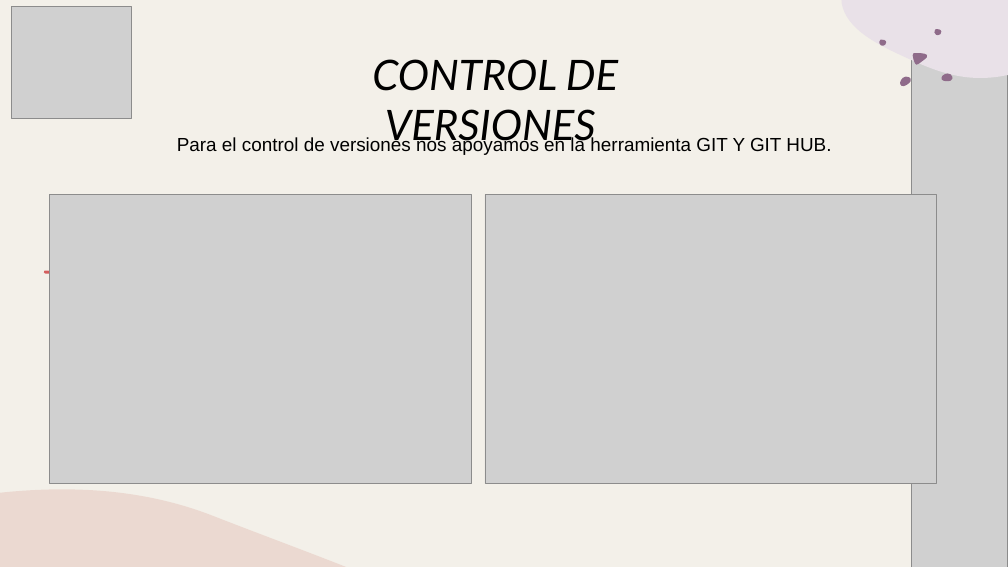
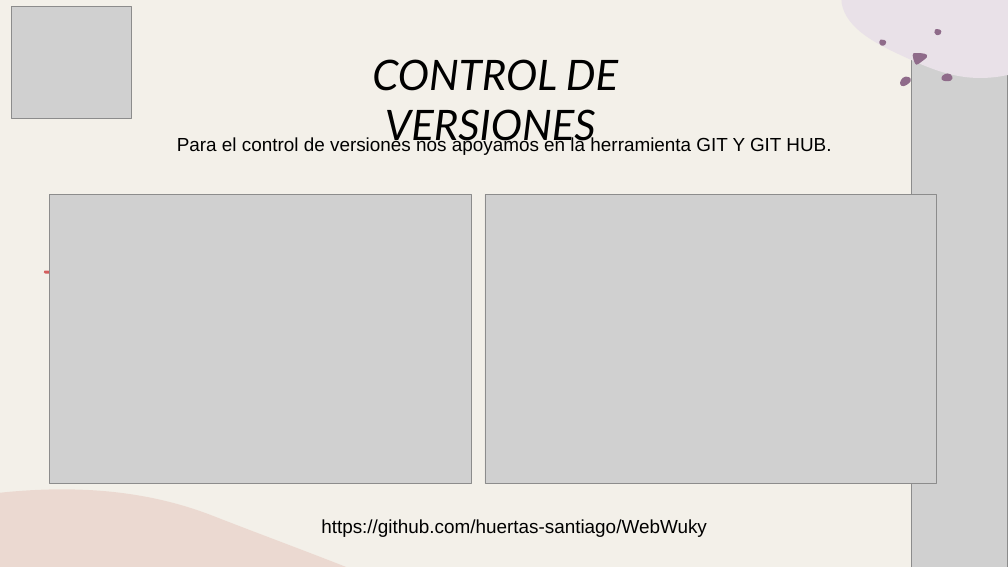
Before and after one commit to huertas-santiago/WebWuky, a slide deck: slide 11 of PRESENTACIONES/Presentacion de Proyecto_WUKY.pptx. Drawn at 1008x567 pixels with LibreOffice and Linux fonts; fonts in the diff are those of the drawing; grey boxes stand for pictures. Boxes give left, top, right and bottom in pixels: in the first picture for what was removed or moved away, otherwise in the second. Text is boxed around its words. In the diff, an @@ line names an element or a change of style, - is before the commit and + after.

Commit message:
Cambio menor en la presentación

```diff
--- a/PRESENTACIONES/Presentacion de Proyecto_WUKY.pptx
+++ b/PRESENTACIONES/Presentacion de Proyecto_WUKY.pptx
@@ text added at box(321, 519, 707, 537), 18 pt, text #000000 @@
+https://github.com/huertas-santiago/WebWuky
```
Also in this commit, not shown: 1 other file.
